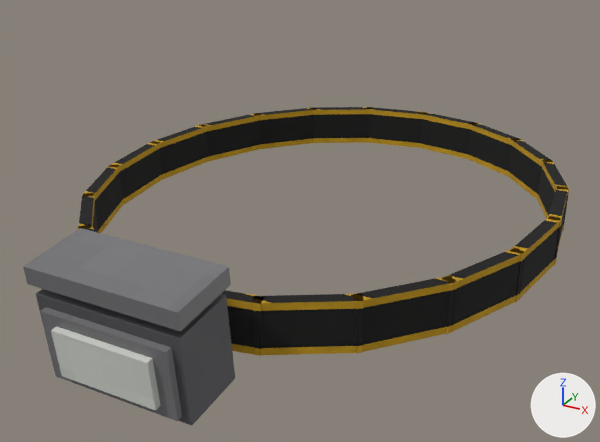
The glTF model models/item_headlamp.glb as it was, and as the next commit left it.
Both versions are drawn from a 50 mm lens placed at (0.191, -0.383, 0.351), pointed at (0.0, -0.037, 0.177). Lighting does not change. The marker at lower right points along +X, +Y and +Z. The picture after the commit comes second. Vertices at exactly the same position are counted once.

Script lines for the objects in view, before the commit:
```python
me_headlamp = bpy.data.meshes.new('headlamp')
me_headlamp.from_pydata(...)  # 212 vertices, 320 faces; spans x -0.124..0.124, y -0.187..0.142, z 0.157..0.212
# faces by material slot: [240, 24, 44, 12]
me_headlamp.materials.append(mat_itm_strap)  # picture img_itm_strap
me_headlamp.materials.append(mat_itm_case)
me_headlamp.materials.append(mat_itm_grey)
me_headlamp.materials.append(mat_itm_orange_dk)
me_lens = bpy.data.meshes.new('lens')
me_lens.from_pydata(...)  # 8 vertices, 12 faces; spans x -0.023..0.023, y -0.1899..-0.1837, z 0.1639..0.1862
me_lens.materials.append(mat_itm_lamp_lens)
ob_headlamp = bpy.data.objects.new('headlamp', me_headlamp)
ob_headlamp.location = (0.0, 0.0, 0.0)
ob_lens = bpy.data.objects.new('lens', me_lens)
ob_lens.location = (0.0, 0.0, 0.0)
```
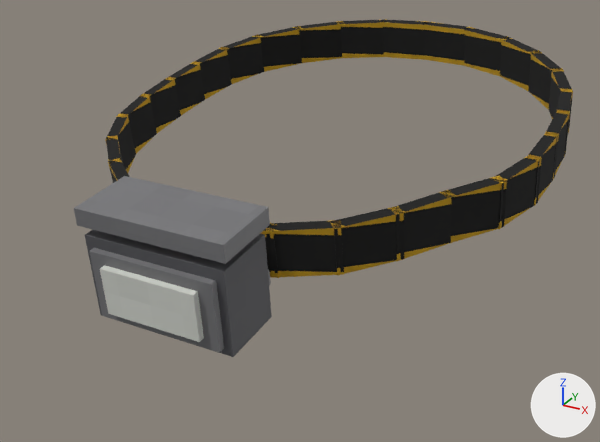
Commit message: headlamp: regenerate the fitted headlamp

What differs and where, as boxes [x1, y1, x2, y2] in the pictures (600 x 442 px; the box of a moved part takes in the faces that stretch with it):
'headlamp', reshaped (9% narrower): before [23, 107, 569, 426]; after [74, 19, 573, 357]
'lens', moved: before [51, 326, 161, 410]; after [100, 265, 204, 342]
part 1 of me_headlamp, moved or reshaped: before [36, 289, 235, 426]; after [85, 230, 272, 357]
part 2 of me_headlamp, moved or reshaped: before [23, 228, 231, 332]; after [74, 176, 270, 264]
part 3 of me_headlamp, moved or reshaped: before [40, 307, 182, 421]; after [89, 248, 224, 353]
part 4 of me_headlamp, deleted: before [78, 107, 569, 356]
part 5 of me_headlamp, added: after [105, 19, 573, 278]

The change, as a list of edits to the scene's bpy script:
```text
Change me_headlamp:
    used by ob_headlamp; location = (0.0, 0.0, 0.0)
    remove me_headlamp.from_pydata(...)  # 212 vertices, 320 faces; spans x -0.124..0.124, y -0.187..0.142, z 0.157..0.212
    add me_headlamp.from_pydata(...)  # 276 vertices, 416 faces; spans x -0.116..0.116, y -0.157..0.143, z 0.169..0.252
    me_headlamp part 1: the loose piece of 8 vertices spanning x -0.034..0.034, y -0.185..-0.151, z 0.157..0.199 is moved by (-0.001, 0.03, 0.013)
    me_headlamp part 2: the loose piece of 8 vertices spanning x -0.036..0.036, y -0.187..-0.155, z 0.201..0.212 is moved by (-0.001, 0.03, 0.013)
    me_headlamp part 3: the loose piece of 8 vertices spanning x -0.03..0.03, y -0.187..-0.18, z 0.159..0.191 is moved by (-0.001, 0.03, 0.013)
    me_headlamp part 4: 20 loose pieces with 160 vertices, spanning x -0.124..0.124, y -0.148..0.142, z 0.166..0.19, are deleted
    me_headlamp part 5: 224 vertices added at x -0.116..0.116, y -0.118..0.143, z 0.183..0.252
    other edits to the shape of me_headlamp do not show in these pictures
Change me_lens:
    used by ob_lens; location = (0.0, 0.0, 0.0)
    remove me_lens.from_pydata(...)  # 8 vertices, 12 faces; spans x -0.023..0.023, y -0.1899..-0.1837, z 0.1639..0.1862
    add me_lens.from_pydata(...)  # 8 vertices, 12 faces; spans x -0.0237..0.0223, y -0.1599..-0.1536, z 0.1765..0.1988
    me_lens part 6: the whole mesh is moved by (-0.0007, 0.03, 0.0127)
```
